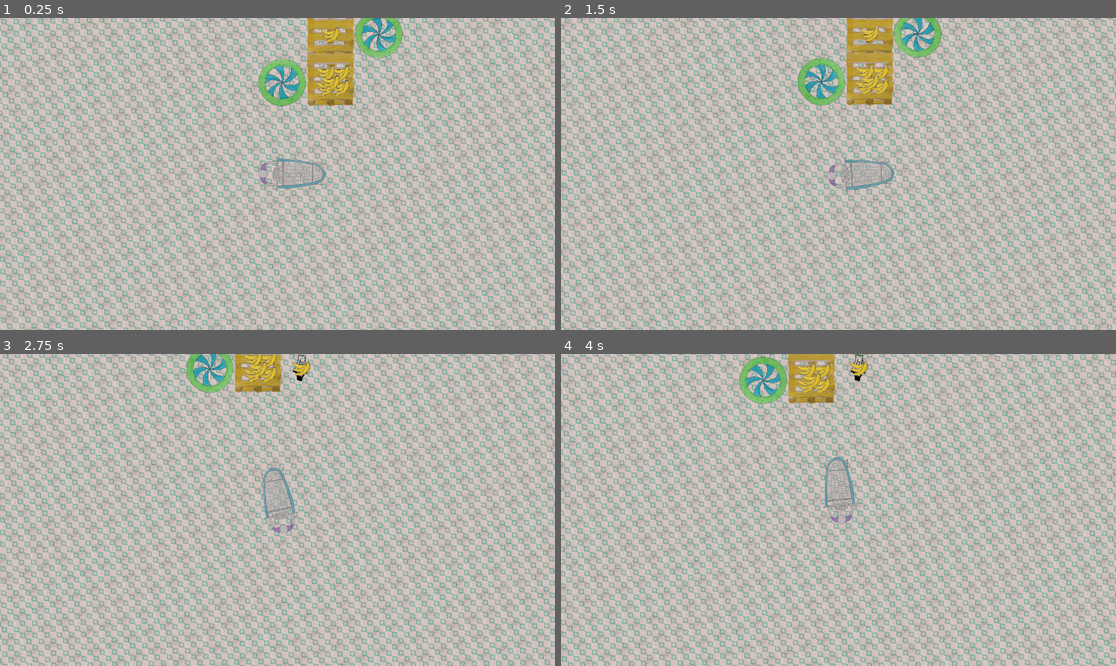
Above: before the commit, frames 1-4 (two rows, left to right).
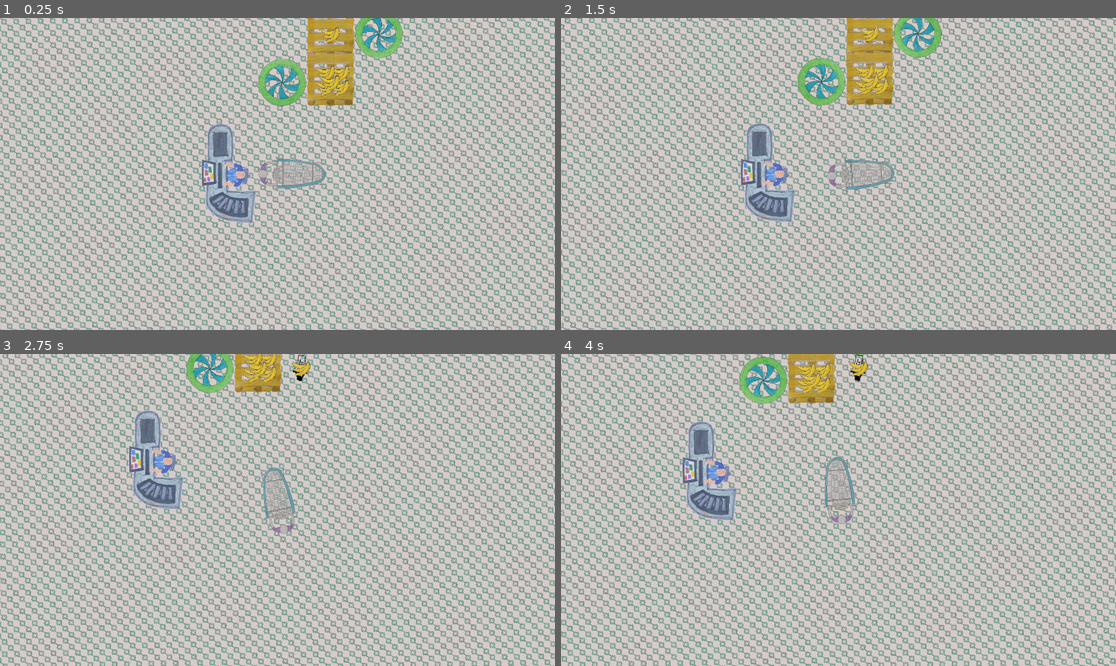
Above: after the commit, the same moments.

Repository: MathieuVavrille/market-drift
Game: Godot game, scene res://main.tscn
The game is run twice, just before and just after one commit, with the same random seed, the same clock (stepped at 60 frames per second) and the same inputs.
Inputs:
- Up to frame 1 (0.25 s): no input
- Up to frame 2 (1.5 s): hold Right (ui_right) 0.53-1.28 s; hold Ctrl (turn) 0.53-1.28 s; hold Down (ui_down) from 1.28 s (still down); tap Ctrl (turn) at 1.35 s
- Up to frame 3 (2.75 s): release Down (ui_down) at 2.03 s; hold Right (ui_right) from 2.03 s (still down); hold Ctrl (turn) from 2.03 s (still down)
- Up to frame 4 (4 s): release Right (ui_right) at 2.78 s; release Ctrl (turn) at 2.78 s; hold Up (ui_up) 2.78-3.53 s; tap Ctrl (turn) at 2.85 s; hold Left (ui_left) from 3.53 s (still down); hold Ctrl (turn) from 3.53 s (still down)

The runs differ from the first frame. In frame 1, 5.8% of the frame differs, in the area x 0-100%, y 0-100%; in frame 2, 5.8%; in frame 3, 5.9%; in frame 4, 5.9%.

Commit message:
better ground, and register start

Diff:
--- a/main.tscn
+++ b/main.tscn
@@ -6,6 +6,7 @@
 [ext_resource type="Texture2D" uid="uid://cetg1mrx32spm" path="res://assets/market_tiles/banana.png" id="4_1bvp3"]
 [ext_resource type="PackedScene" uid="uid://cbggpxj780byp" path="res://object_area.tscn" id="5_lquwl"]
 [ext_resource type="Texture2D" uid="uid://dabjcw8mkfdmy" path="res://assets/market_tiles/pallet.png" id="6_7mycd"]
+[ext_resource type="PackedScene" uid="uid://by2awiggnmed3" path="res://register.tscn" id="7_272bh"]
 
 [sub_resource type="TileSetAtlasSource" id="TileSetAtlasSource_5vw27"]
 texture = ExtResource("3_lquwl")
@@ -73,3 +74,6 @@
 [node name="PlayerCart" parent="." instance=ExtResource("1_ig7tw")]
 position = Vector2(4, 24)
 mass = 50.0
+
+[node name="Register" parent="." instance=ExtResource("7_272bh")]
+position = Vector2(-6, 24)
--- a/object_area.gd
+++ b/object_area.gd
@@ -13,7 +13,7 @@
 var is_achieving = false
 var rotation_speed = 0.5
 const MAX_SPEED = 50.
-const ACHIEVING_TIME = 2.
+const ACHIEVING_TIME = 1.
 func _process(delta):
 	if is_achieving and pb.value != 1.:
 		pb.value += delta / ACHIEVING_TIME
--- a/player_cart.gd
+++ b/player_cart.gd
@@ -44,8 +44,8 @@
 			true_movement(cart_direction, input_vector)
 	else: # no movement
 		if inside_object != null:
-			apply_central_force(-linear_velocity * 100)
-			apply_torque(-angular_velocity * 1000)
+			apply_central_force(-linear_velocity * 250)
+			apply_torque(-angular_velocity * 2500)
 			if linear_velocity.length() < 0.25 and abs(angular_velocity) < 0.1:
 				linear_velocity = Vector2.ZERO
 				angular_velocity = 0
--- /dev/null
+++ b/register.tscn
@@ -0,0 +1,25 @@
+[gd_scene load_steps=4 format=3 uid="uid://by2awiggnmed3"]
+
+[ext_resource type="Texture2D" uid="uid://cl3vb5pgqwtwb" path="res://assets/register.png" id="1_r642n"]
+
+[sub_resource type="RectangleShape2D" id="RectangleShape2D_37wl2"]
+size = Vector2(7.5, 20.375)
+
+[sub_resource type="CapsuleShape2D" id="CapsuleShape2D_vinpp"]
+radius = 30.0
+height = 190.0
+
+[node name="Register" type="StaticBody2D"]
+
+[node name="Sprite2D" type="Sprite2D" parent="."]
+scale = Vector2(0.03, 0.03)
+texture = ExtResource("1_r642n")
+
+[node name="BackShape" type="CollisionShape2D" parent="."]
+position = Vector2(2.3, -0.3)
+shape = SubResource("RectangleShape2D_37wl2")
+
+[node name="ConveyorShape" type="CollisionShape2D" parent="."]
+position = Vector2(-1.5, -1)
+scale = Vector2(0.1, 0.1)
+shape = SubResource("CapsuleShape2D_vinpp")
Binary file changed: assets/market_tiles/ground_tile.png
Binary file added: assets/register.png
Not shown, added: assets/register.png.import
Not shown: 1 places in main.tscn that only renumber resources
